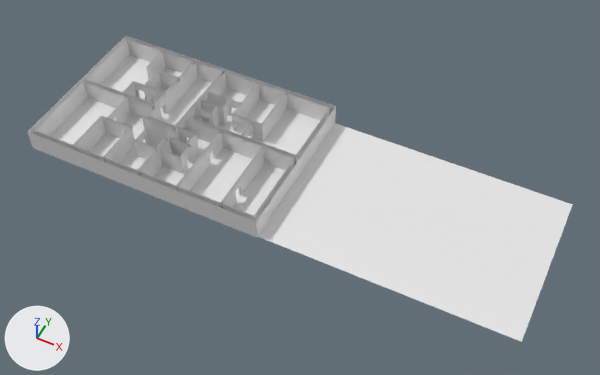
Renders of the glTF model model/location_0/hruschevka/export/hruschevka.glb from each side of a commit.
Before and after are seen from a camera (50 mm lens) standing at (49.3, -96.6, 117.9) and looking at (2.9, -3.7, 1.8). The axes (+X, +Y, +Z) are drawn at lower left. The lights are the same throughout. Where no turn or scale is listed for an object, it has been applied to the vertices.

Names of what the first picture shows: 'Плоскость', 'Плоскость.001'.
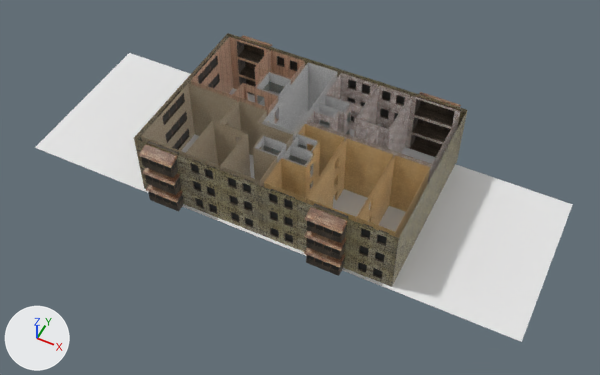
Where the change shows, as pixel boxes (x1, y1, x2, y2) in the pictures (600 x 375 px):
'Плоскость.004', added: after (134, 33, 467, 287)
    faces in mat_стена_3 (picture img_00001): (134, 33, 467, 287)
    faces in mat_обои_3 (picture img_00008): (264, 124, 430, 238)
    faces in mat_обои_2 (picture img_00006): (141, 83, 293, 187)
    faces in mat_обои_4 (picture img_00007): (307, 73, 461, 184)
    faces in mat_дерево_0 (picture img_00002): (142, 39, 456, 279)
'Плоскость.001', deleted: before (27, 36, 336, 237)

The change, as a diff of the scene's bpy script:
```diff
--- a/model/location_0/hruschevka/export/hruschevka.glb.py
+++ b/model/location_0/hruschevka/export/hruschevka.glb.py
@@ img_00003 @@
+img_00003 = load_image('00003', '_unpacked/00003', 60, 117, 'sRGB')
@@ img_00004 @@
+img_00004 = load_image('00004', '_unpacked/00004', 256, 256, 'sRGB')
@@ img_00008 @@
+img_00008 = load_image('00008', '_unpacked/00008', 256, 256, 'sRGB')
@@ img_00011 @@
+img_00011 = load_image('00011', '_unpacked/00011', 256, 256, 'sRGB')
@@ img_00002 @@
+img_00002 = load_image('00002', '_unpacked/00002', 256, 256, 'sRGB')
@@ img_00006 @@
+img_00006 = load_image('00006', '_unpacked/00006', 256, 256, 'sRGB')
@@ img_00009 @@
+img_00009 = load_image('00009', '_unpacked/00009', 256, 256, 'sRGB')
@@ img_00007 @@
+img_00007 = load_image('00007', '_unpacked/00007', 256, 256, 'sRGB')
@@ img_00001 @@
+img_00001 = load_image('00001', '_unpacked/00001', 256, 256, 'sRGB')
@@ img_00010 @@
+img_00010 = load_image('00010', '_unpacked/00010', 256, 256, 'sRGB')
@@ mat_окно @@
+mat_окно = principled_material('окно')
+mat_окно.texture = img_00003
@@ mat_метал_0 @@
+mat_метал_0 = principled_material('метал 0')
+mat_метал_0.texture = img_00004
@@ mat_обои_3 @@
+mat_обои_3 = principled_material('обои 3')
+mat_обои_3.texture = img_00008
@@ mat_стена_2 @@
+mat_стена_2 = principled_material('стена 2')
+mat_стена_2.texture = img_00011
@@ mat_дерево_0 @@
+mat_дерево_0 = principled_material('дерево 0')
+mat_дерево_0.texture = img_00002
@@ mat_обои_2 @@
+mat_обои_2 = principled_material('обои 2')
+mat_обои_2.texture = img_00006
@@ mat_обои_1 @@
+mat_обои_1 = principled_material('обои 1')
+mat_обои_1.texture = img_00009
@@ mat_обои_4 @@
+mat_обои_4 = principled_material('обои 4')
+mat_обои_4.texture = img_00007
@@ mat_стена_3 @@
+mat_стена_3 = principled_material('стена 3')
+mat_стена_3.texture = img_00001
@@ mat_стена_1 @@
+mat_стена_1 = principled_material('стена 1')
+mat_стена_1.texture = img_00010
@@ me_плоскость_005 @@
+me_плоскость_005.from_pydata(...)  # 3331 vertices, 6311 faces; spans x -24.1..26.5, y -18.1..19.9, z -0.1..13.7
+me_плоскость_005.materials.append(mat_метал_0)  # picture img_00004
+me_плоскость_005.materials.append(mat_дерево_0)  # picture img_00002
+me_плоскость_005.materials.append(mat_окно)  # picture img_00003
+me_плоскость_005.materials.append(mat_обои_1)  # picture img_00009
+me_плоскость_005.materials.append(mat_стена_1)  # picture img_00010
+me_плоскость_005.materials.append(mat_стена_2)  # picture img_00011
+me_плоскость_005.materials.append(mat_обои_2)  # picture img_00006
+me_плоскость_005.materials.append(mat_обои_3)  # picture img_00008
+me_плоскость_005.materials.append(mat_обои_4)  # picture img_00007
+me_плоскость_005.materials.append(mat_стена_3)  # picture img_00001
@@ ob_плоскость_001 @@
-ob_плоскость_001 = bpy.data.objects.new('Плоскость.001', me_плоскость_001)
-ob_плоскость_001.location = (0.0, 0.0, 0.0)
@@ ob_плоскость_004 @@
+ob_плоскость_004 = bpy.data.objects.new('Плоскость.004', me_плоскость_005)
+ob_плоскость_004.location = (0.0, 0.0, 0.0)
```
